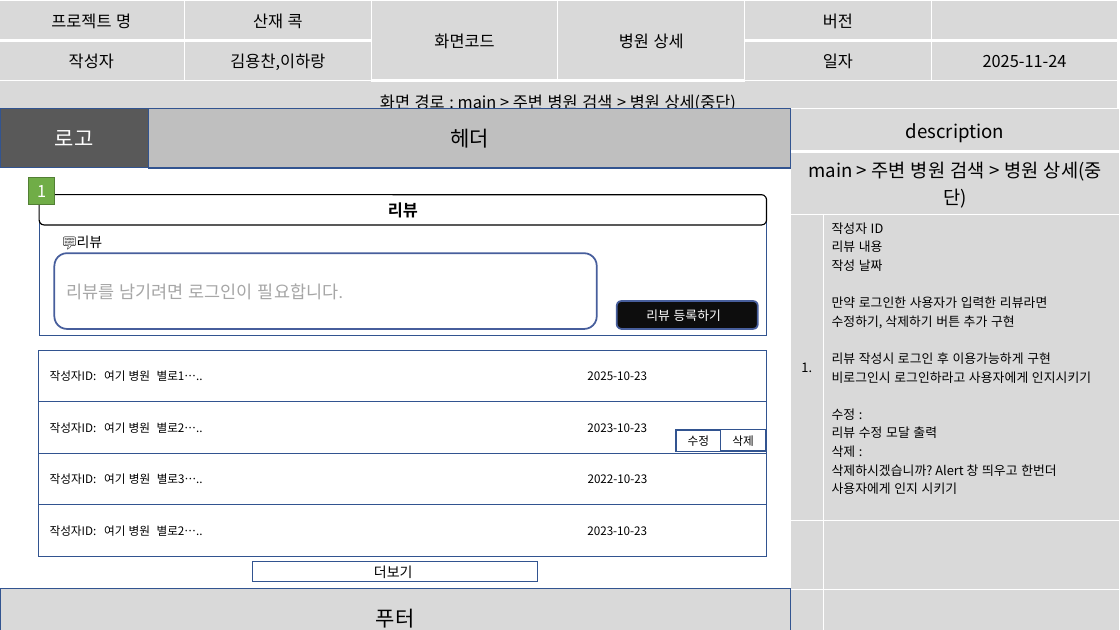
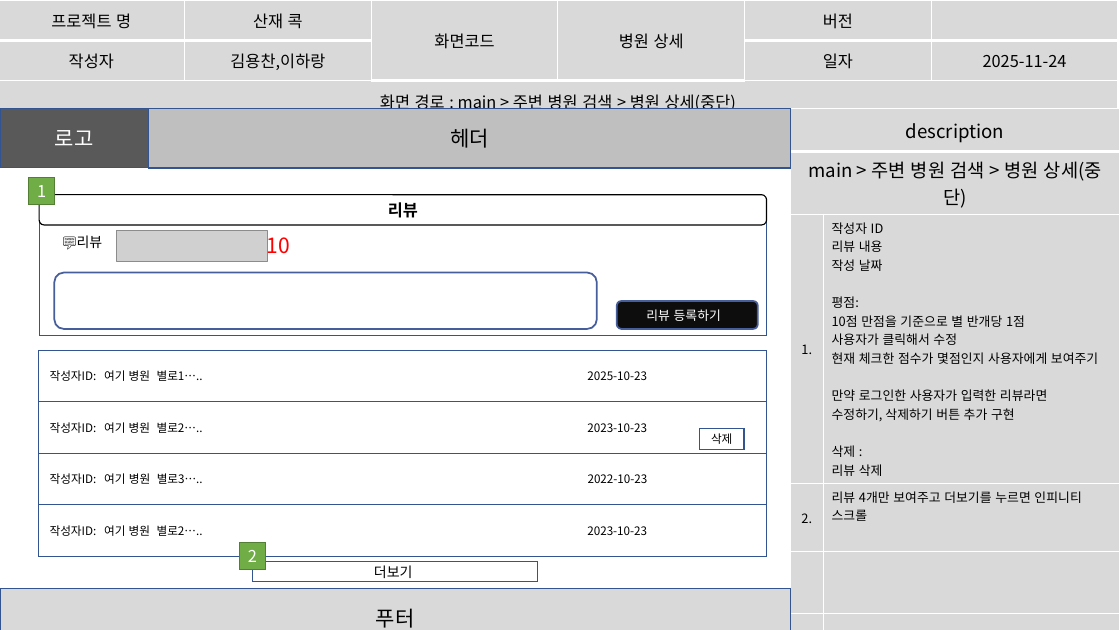
Before and after one commit to imyongchan/source, a slide deck: slide 51 of 최종 기획/스토리보드1201.pptx (slide 50 before the commit). Drawn at 1120x630 pixels with LibreOffice and Linux fonts; fonts in the diff are those of the drawing; grey boxes stand for pictures. Boxes give left, top, right and bottom in pixels: in the first picture for what was removed or moved away, otherwise in the second. Text is boxed around its words. In the diff, an @@ line names an element or a change of style, - is before the commit and + after.

Commit message:
스토리보드 제발 최종수정

```diff
--- a/최종 기획/스토리보드1201.pptx
+++ b/최종 기획/스토리보드1201.pptx
@@ table at (x1=791, y1=108, x2=1120, y2=630) @@
-row 3: 1. | 작성자 ID / 리뷰 내용 / 작성 날짜 / 만약 로그인한 사용자가 입력한 리뷰라면 / 수정하기, 삭제하기 버튼 추가 구현 / 리뷰 작성시 로그인 후 이용가능하게 구현 / 비로그인시 로그인하라고 사용자에게 인지시키기 / 수정 : / 리뷰 수정 모달 출력 / 삭제 : / 삭제하시겠습니까? Alert 창 띄우고 한번더 사용자에게 인지 시키기
+row 3: 1. | 작성자 ID / 리뷰 내용 / 작성 날짜 / 평점: / 10점 만점을 기준으로 별 반개당 1점 / 사용자가 클릭해서 수정 / 현재 체크한 점수가 몇점인지 사용자에게 보여주기 / 만약 로그인한 사용자가 입력한 리뷰라면 / 수정하기, 삭제하기 버튼 추가 구현 / 삭제 : / 리뷰 삭제
+row 4: 2. | 리뷰 4개만 보여주고 더보기를 누르면 인피니티 스크롤
-row 7:  | 
@@ picture added at (x1=116, y1=231, x2=267, y2=261) @@
@@ text added at (x1=267, y1=232, x2=290, y2=258), 18 pt, text #FF0000 @@
+10
@@ rounded rectangle resized from (x1=55, y1=253, x2=597, y2=329) to (x1=55, y1=273, x2=597, y2=329) @@
@@ text in rounded rectangle at (x1=66, y1=283, x2=343, y2=299): text removed @@
-리뷰를 남기려면 로그인이 필요합니다.
@@ rectangle removed at (x1=676, y1=430, x2=721, y2=451) @@
-수정
@@ rectangle "삭제" moved from (x1=721, y1=430, x2=765, y2=451) to (x1=700, y1=429, x2=744, y2=450) @@
@@ rectangle added at (x1=239, y1=543, x2=265, y2=570), fill #70AD47, outline #538035 1 pt, 14 pt, text #FFFFFF @@
+2
```
Also in this commit, not shown: 13 other slides changed, 1 slide added, 1 slide removed.
